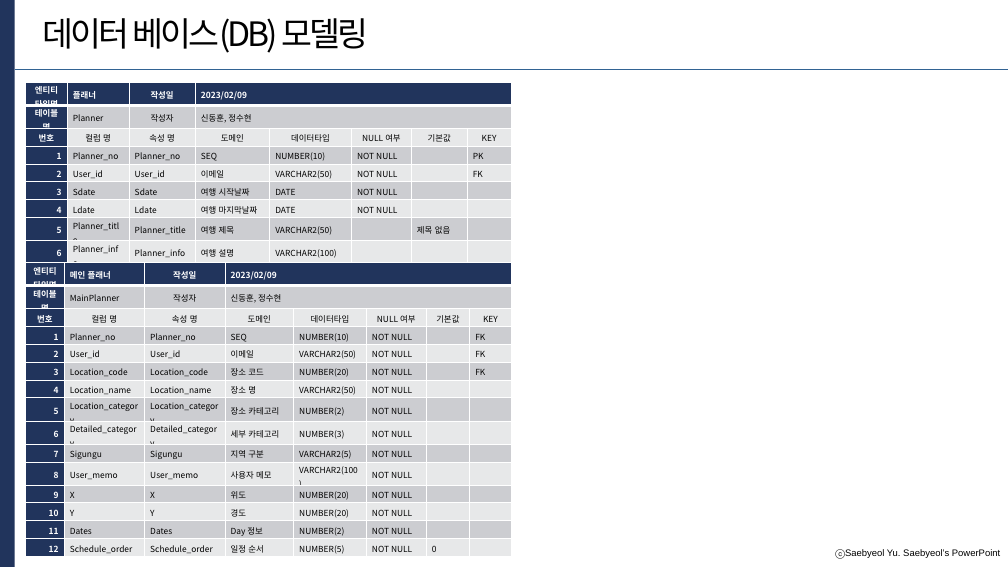
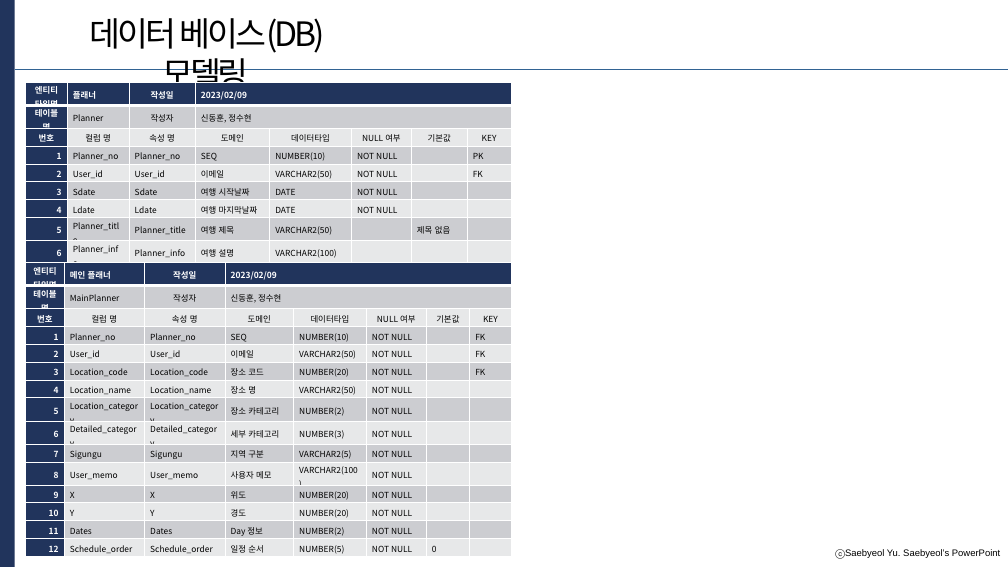
Before and after one commit to chungsuhyeon/project, a slide deck: slide 10 of Projectpp.pptx. Drawn at 1008x567 pixels with LibreOffice and Linux fonts; fonts in the diff are those of the drawing. Boxes give left, top, right and bottom in pixels: in the first picture for what was removed or moved away, otherwise in the second. Text is boxed around its words. In the diff, an @@ line names an element or a change of style, - is before the commit and + after.

```diff
--- a/Projectpp.pptx
+++ b/Projectpp.pptx
@@ text "데이터 베이스(DB) 모델링" rewrapped from (x1=43, y1=18, x2=368, y2=53) to (x1=90, y1=18, x2=325, y2=96) @@
```
Also in this commit, not shown: 14 other slides changed, 7 slides added, 6 slides removed.
